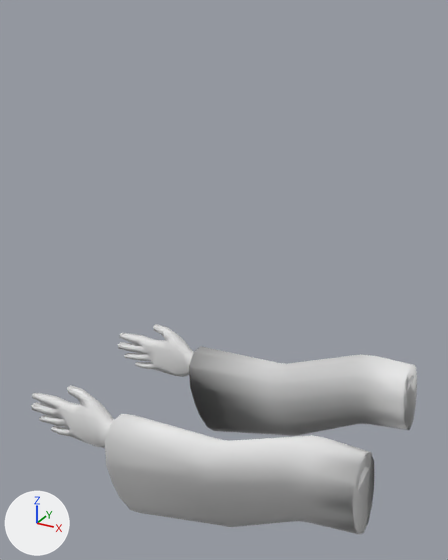
Two versions of the FBX model Content/Player/Arms/PlayerArms.fbx, one commit apart.
Before and after are seen from a 50 mm lens placed at (-76.0, -197.0, 107.0), pointed at (-186.0, 3.0, 7.0). Arrows for +X, +Y and +Z are at lower left; the lights stay in place. Where no turn or scale is listed for an object, it has been applied to the vertices.
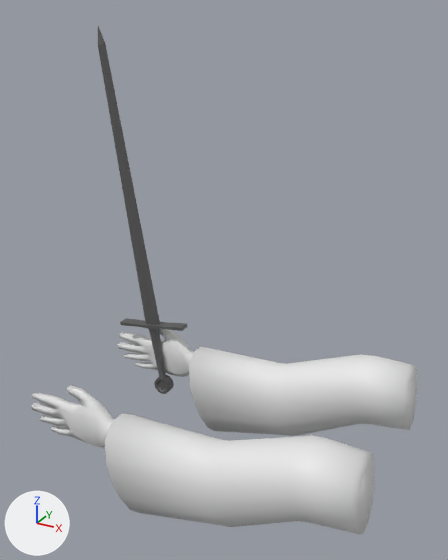
What differs and where, as boxes (x1, y1, x2, y2) in the pictures (448 x 560 px):
'Cube', shading changed
    both: (105, 346, 417, 534)
'Blade', added
    after: (98, 26, 160, 325)
'CrossGuard', added
    after: (120, 318, 188, 331)
'Grip', added
    after: (149, 329, 166, 378)
'Pommel', added
    after: (154, 375, 174, 394)

What the commit changed:
Material 'SwordMat' (mat_swordmat) is new.
Its base color is (0.102, 0.102, 0.102) (dark grey #5a5a5a).
me_cube_001 has 224 vertices, 200 faces and spans x -50.2..56.0, y -45.1..45.1, z -34.1..28.8.
me_cube_001 is used by ob_cube; location (-166.7, 0.0, -57.3).
me_cube_001 part 1: its shading normals changed.
Mesh me_circle_002 is new.
It has 140 vertices, 122 faces and spans x -4.45..4.45, y -2.41..2.41, z -4.49..4.49.
It uses material mat_swordmat (dark grey #5a5a5a).
Mesh me_cube_013 is new.
It has 14 vertices, 12 faces and spans x -23.6..5.1, y -1.4..4.5, z -5.1..133.9.
It uses material mat_swordmat (dark grey #5a5a5a).
Mesh me_cube_014 is new.
It has 24 vertices, 16 faces and spans x -4.3..5.2, y -2.6..2.8, z -18.5..10.9.
It uses material mat_swordmat (dark grey #5a5a5a).
Mesh me_cube_012 is new.
It has 36 vertices, 26 faces and spans x -19.1..18.8, y -3.1..3.1, z -3.4..4.8.
It uses material mat_swordmat (dark grey #5a5a5a).
Object 'Pommel' (ob_pommel) is new; it shows me_circle_002.
Its location is (-234.8, 27.7, -71.5).
Object 'Blade' (ob_blade) is new; it shows me_cube_013.
Its location is (-241.3, 28.7, -33.7).
Object 'Grip' (ob_grip) is new; it shows me_cube_014.
Its location is (-238.5, 28.3, -49.7).
Object 'CrossGuard' (ob_crossguard) is new; it shows me_cube_012.
Its location is (-240.3, 28.6, -39.1).
